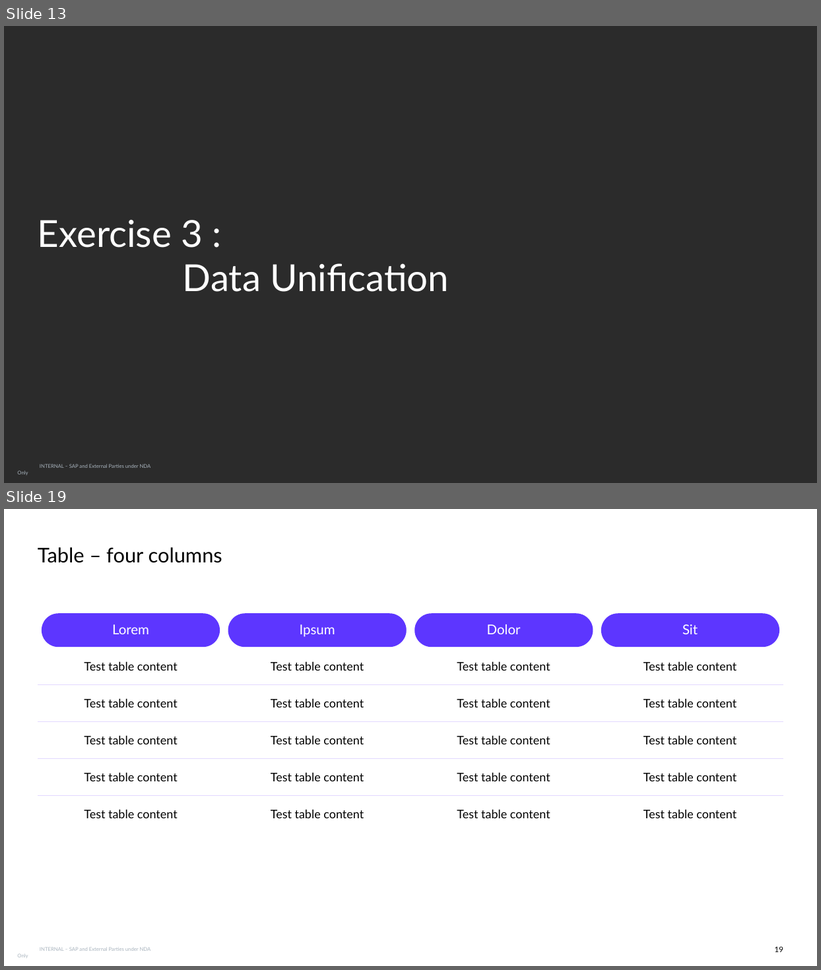
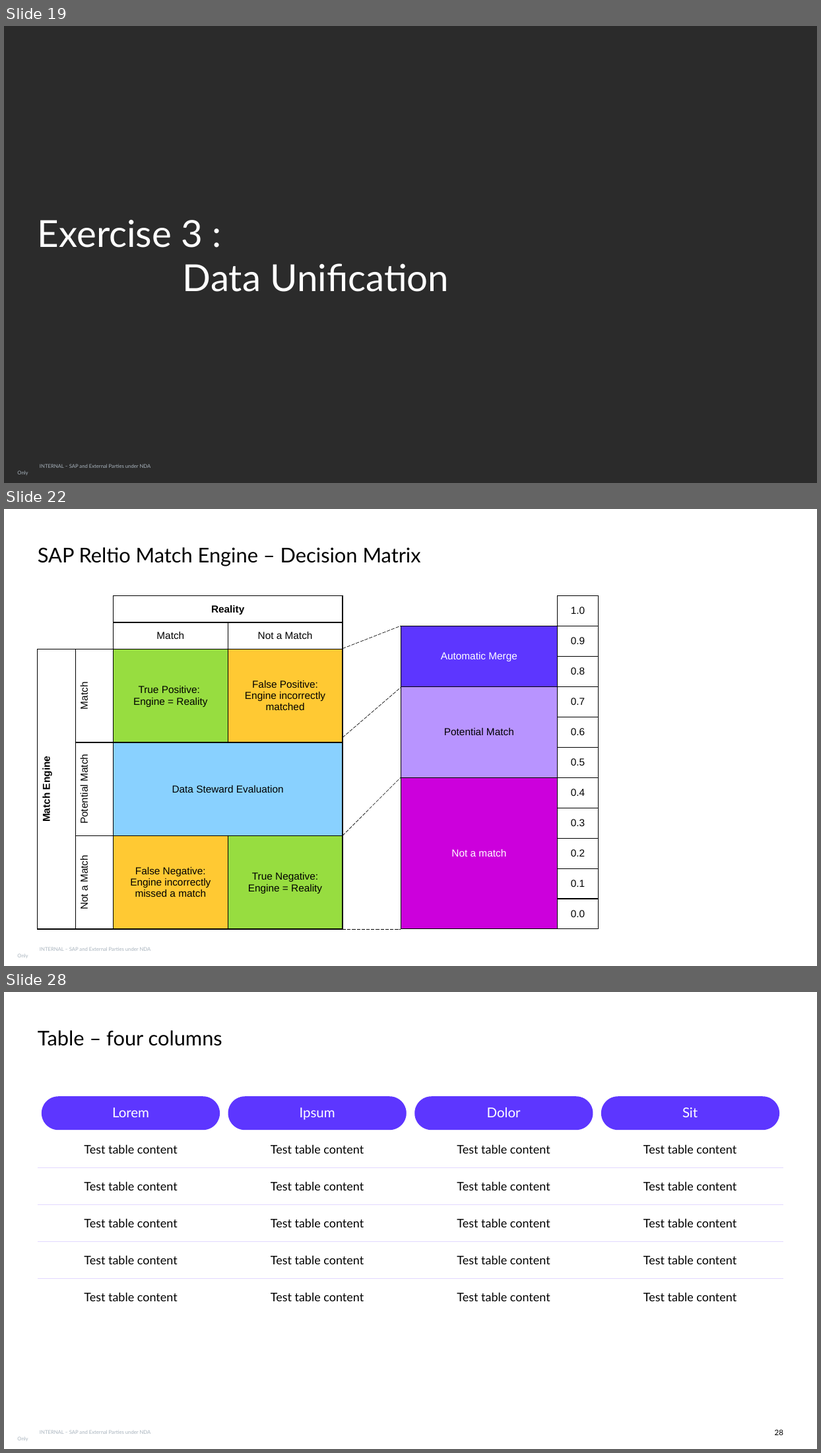
Before and after one commit to SAP-samples/teched2026-DA160, a slide deck: DA160 - Build Real-Time, Unified Data Products for Agentic AI with SAP Reltio.pptx. Shown one above the other, each under a label of ours: slides 13 and 19 before the commit, slides 19, 22 and 28 after it; the slides between them are not shown. The pictures are 821x970 and 821x1453 pixels, drawn with LibreOffice and Linux fonts; fonts in the diff are those of the drawing; background and template pictures are left out; a plain dark background stands for a picture behind light text. Boxes give left, top, right and bottom in pixels: in the first picture for what was removed or moved away, otherwise in the second. Text is boxed around its words. In the diff, an @@ line names an element or a change of style, - is before the commit and + after.

```diff
--- a/DA160 - Build Real-Time, Unified Data Products for Agentic AI with SAP Reltio.pptx
+++ b/DA160 - Build Real-Time, Unified Data Products for Agentic AI with SAP Reltio.pptx
@@ slide 22 added at <box>4,509,817,966</box>, background #FFFFFF; not listed: 1 template element that a slide beside it also shows @@
@@ title added at <box>38,547,421,566</box>, 24 pt, text #000000 @@
+SAP Reltio Match Engine – Decision Matrix
@@ table added at <box>38,595,343,929</box>, 5 rows, 4 columns @@
+ |  | Reality | 
+ |  | Match | Not a Match
+Match Engine | Match | True Positive: / Engine = Reality | False Positive: / Engine incorrectly matched
+ | Potential Match | Data Steward Evaluation | 
+ | Not a Match | False Negative: / Engine incorrectly missed a match | True Negative: / Engine = Reality
@@ table added at <box>401,595,598,929</box>, 11 rows, 2 columns @@
+ | 1.0
+Automatic Merge | 0.9
+ | 0.8
+Potential Match | 0.7
+ | 0.6
+ | 0.5
+Not a match | 0.4
+ | 0.3
+ | 0.2
+ | 0.1
+ | 0.0
@@ line added from (343, 648) to (401, 626), #000000 0.5 pt dashed @@
@@ line added from (343, 737) to (401, 688), #000000 0.5 pt dashed @@
@@ line added from (343, 836) to (401, 778), #000000 0.5 pt dashed @@
@@ line added from (343, 929) to (401, 929), #000000 0.5 pt dashed @@
@@ what was slide 13 is now slide 19 @@
@@ what was slide 19 is now slide 28 @@
@@ page number at <box>775,1430,783,1436</box>: text changed @@
-19
+28
```
Also in this commit, not shown: 2 slides changed, 8 other slides added, 2 other files.
